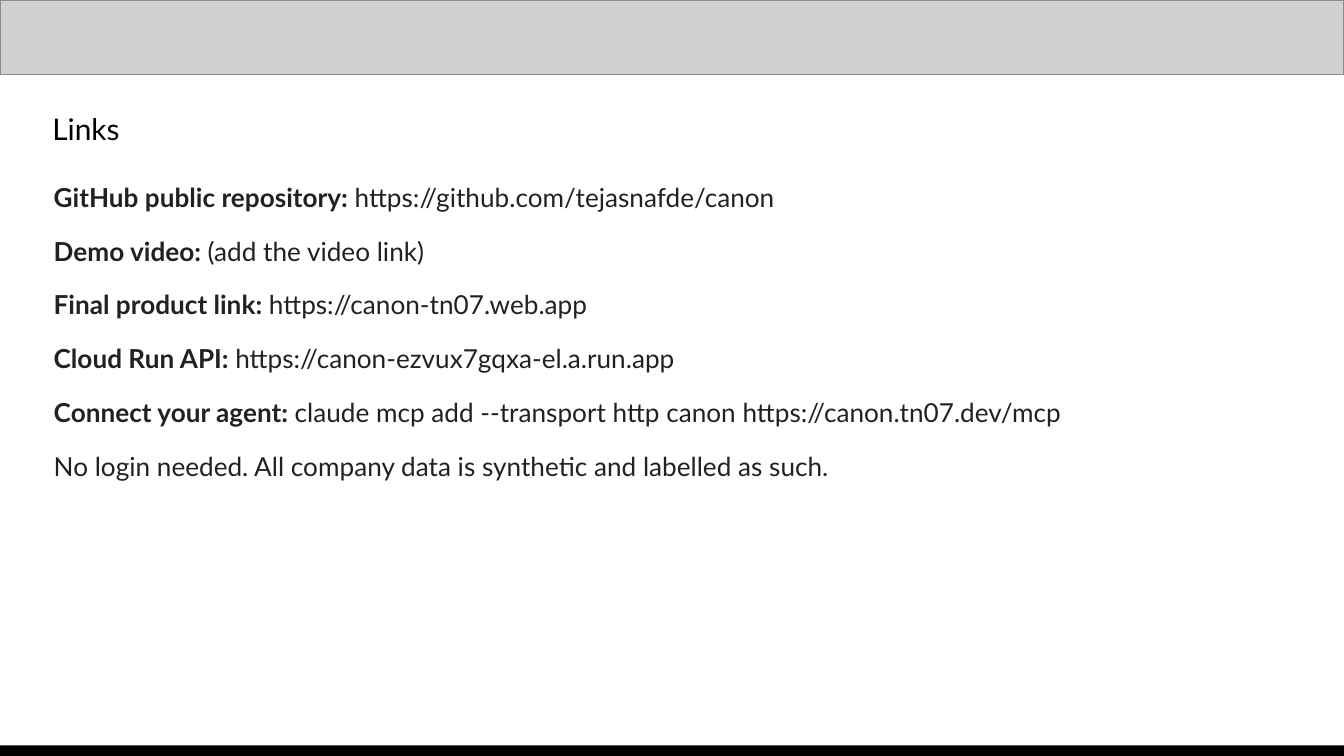
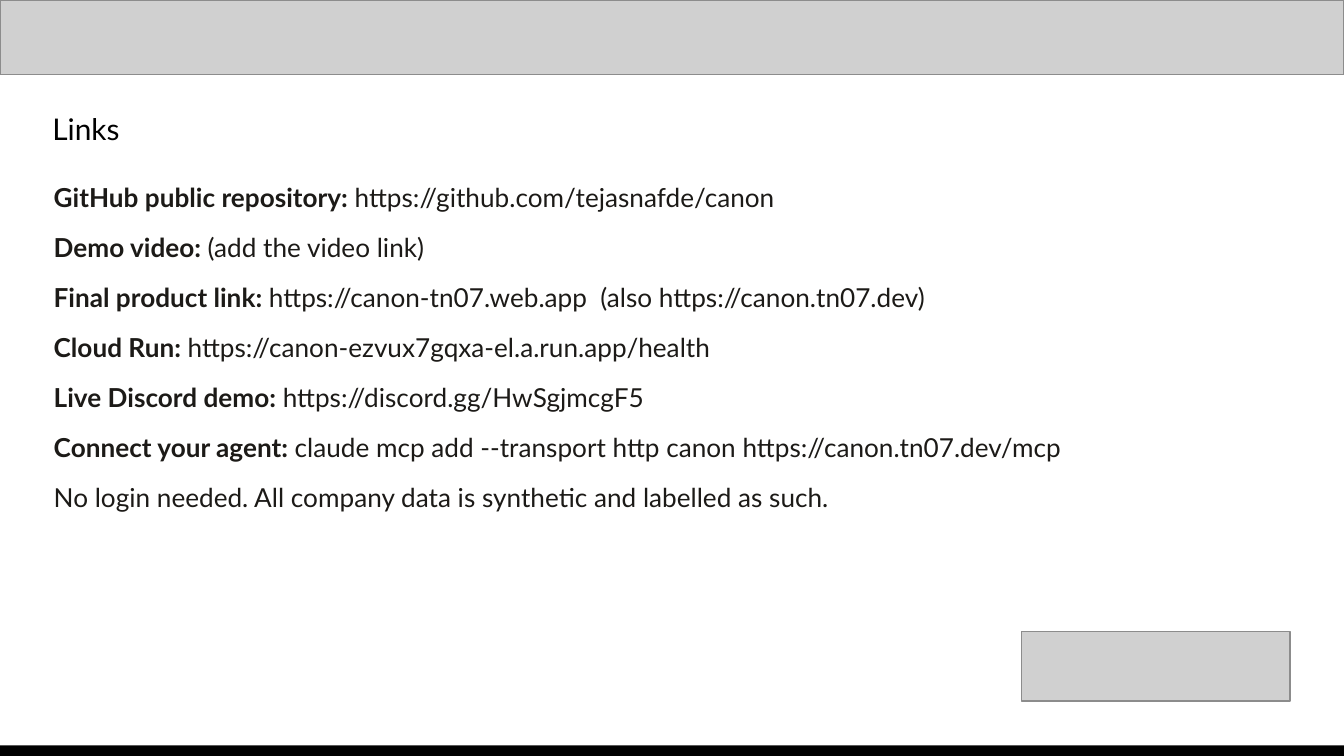
Before and after one commit to tejasnafde/canon, a slide deck: slide 13 of deck/canon-deck.pptx. Drawn at 1344x756 pixels with LibreOffice and Linux fonts; fonts in the diff are those of the drawing; grey boxes stand for pictures. Boxes give left, top, right and bottom in pixels: in the first picture for what was removed or moved away, otherwise in the second. Text is boxed around its words. In the diff, an @@ line names an element or a change of style, - is before the commit and + after.

```diff
--- a/deck/canon-deck.pptx
+++ b/deck/canon-deck.pptx
@@ text at bbox=[54, 187, 1061, 512]: text colour #202124 to #1C1A17 in "GitHub public repository: https://github.com/tejasnafde/cano ...", "Demo video: (add the video link)", "Connect your agent: claude mcp add --transport ...", "No login needed. All company data is ..."; less space between paragraphs @@
@@ text at bbox=[54, 287, 925, 412]: text changed; text colour #202124 to #1C1A17 @@
-Final product link: https://canon-tn07.web.app
-Cloud Run API: https://canon-ezvux7gqxa-el.a.run.app
+Final product link: https://canon-tn07.web.app (also https://canon.tn07.dev)
+Cloud Run: https://canon-ezvux7gqxa-el.a.run.app/health
+Live Discord demo: https://discord.gg/HwSgjmcgF5
@@ picture added at bbox=[1021, 632, 1290, 702] @@
```
Also in this commit, not shown: 12 other slides changed, 2 other files.
